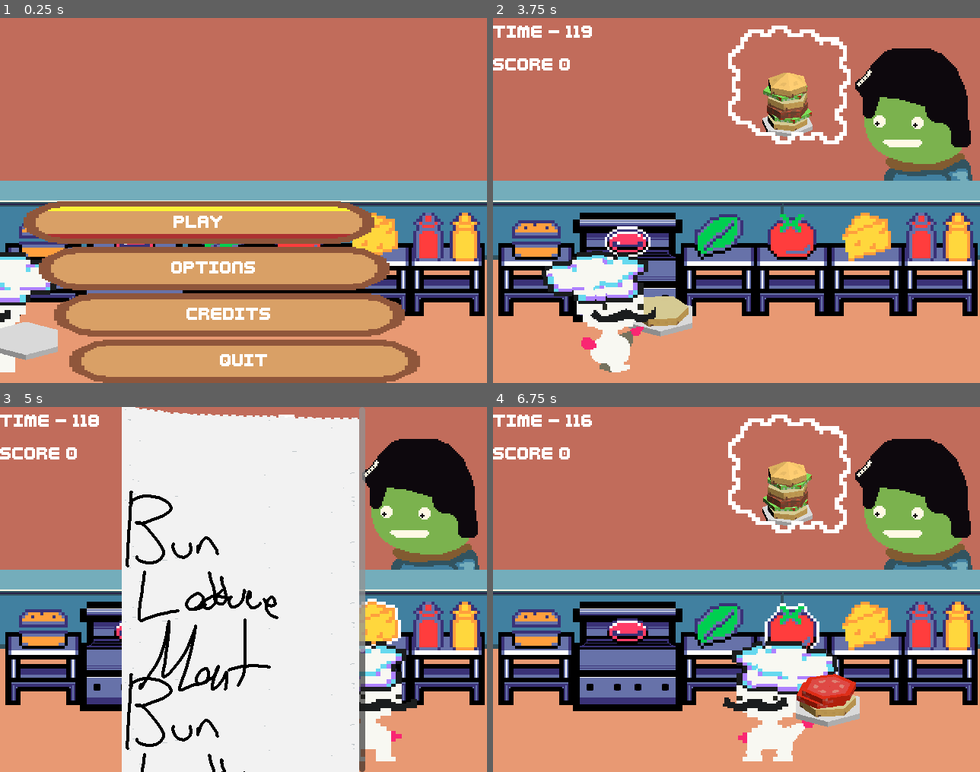
Above: before the commit, frames 1-4 (two rows, left to right).
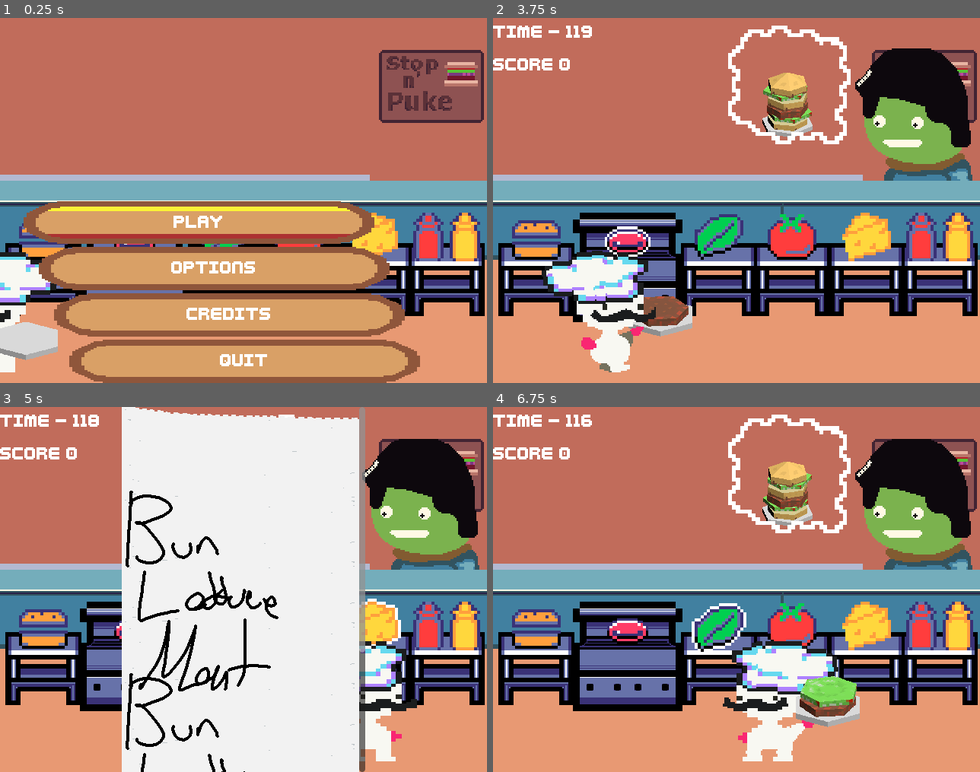
Above: after the commit, the same moments.

Repository: LettucePie/burgert
Game: Godot game, scene res://scenes/play.tscn
Two runs of this game, one before a commit and one after it. Both use one fixed random seed, a clock stepped at 60 frames per second and the inputs below.
Inputs:
- Up to frame 1 (0.25 s): no input
- Up to frame 2 (3.75 s): click "Play" at 0.5 s; tap Enter (menu) at 1.25 s; hold Right (right) 1.28-2.03 s; tap Z (confirm) at 1.35, 3.6 s; hold Down (down) 2.03-2.75 s; tap C (special1) at 2.1 s; click "RESUME" at 2.75 s; hold Right (right) from 3.53 s (still down)
- Up to frame 3 (5 s): release Right (right) at 4.28 s; hold Up (up) from 4.28 s (still down); tap C (special1) at 4.35 s
- Up to frame 4 (6.75 s): release Up (up) at 5.03 s; hold Left (left) 5.03-6.53 s; tap Z (confirm) at 5.1, 6.6 s; tap C (special1) at 5.85 s; hold Down (down) from 6.53 s (still down)

The runs differ from the first frame. In frame 1, 5.4% of the frame differs, in the area x 0-100%, y 8-45%; in frame 2, 2.5%; in frame 3, 1.2%; in frame 4, 4.3%.

Commit message:
added face direction to chef

Diff:
--- /dev/null
+++ b/default_bus_layout.tres
@@ -0,0 +1,15 @@
+[gd_resource type="AudioBusLayout" format=3 uid="uid://ce7cv6nqqm3e8"]
+
+[resource]
+bus/1/name = &"MUS"
+bus/1/solo = false
+bus/1/mute = false
+bus/1/bypass_fx = false
+bus/1/volume_db = 0.0
+bus/1/send = &"Master"
+bus/2/name = &"SFX"
+bus/2/solo = false
+bus/2/mute = false
+bus/2/bypass_fx = false
+bus/2/volume_db = 0.0
+bus/2/send = &"Master"
--- a/scenes/game/chef.gd
+++ b/scenes/game/chef.gd
@@ -13,6 +13,9 @@
 @onready var anim_tree : AnimationTree = $AnimationTree
 @onready var anim_play : AnimationPlayer = $AnimationPlayer
 @onready var state_machine = anim_tree["parameters/playback"]
+@onready var grab_area : CollisionShape2D = $Area2D/CollisionShape2D
+@onready var grab_left : Vector2 = $left_pos.position
+@onready var grab_right : Vector2 = $right_pos.position
 
 var active : bool = true
 var stations : Array[Workstation]
@@ -33,7 +36,7 @@
 func reset_chef():
 	current_burger.refresh_plate()
 	self.position.x = 24
-	direction = "R"
+	_update_direction("R")
 	anim_tree.set("parameters/conditions/idle_R", true)
 	submitting_burger = false
 	active = true
@@ -58,16 +61,25 @@
 		set_station(target)
 
 
+func _update_direction(dir : String):
+	if direction != dir:
+		direction = dir
+		if dir == "L":
+			grab_area.position = grab_left
+		else:
+			grab_area.position = grab_right
+
+
 func process_movement(delta):
 	var move_vec : Vector2 = Vector2.ZERO
 	if Input.is_action_pressed("left"):
 		move_vec.x -= 1
 		state_machine.travel("Run_L")
-		direction = "L"
+		_update_direction("L")
 	elif Input.is_action_pressed("right"):
 		move_vec.x += 1
 		state_machine.travel("Run_R")
-		direction = "R"
+		_update_direction("R")
 	if !state_machine.get_current_node().contains("Swing"):
 		position.x += move_vec.x * MOVE_SPEED
 		position.x = clamp(position.x, 0, 640)
--- a/scenes/game/chef.tscn
+++ b/scenes/game/chef.tscn
@@ -80,7 +80,7 @@
 states/Swing_R/node = SubResource("AnimationNodeAnimation_wl3i6")
 states/Swing_R/position = Vector2(295, 154)
 transitions = ["Swing_L", "Run_L", SubResource("AnimationNodeStateMachineTransition_r8pf8"), "Swing_R", "Run_R", SubRes …(1064 unchanged characters)…
-graph_offset = Vector2(-208, -17)
+graph_offset = Vector2(-64, -37)
 
 [sub_resource type="Animation" id="Animation_ovhst"]
 resource_name = "Idle_L"
@@ -628,7 +628,7 @@
 [node name="Area2D" type="Area2D" parent="." groups=["Chef"]]
 
 [node name="CollisionShape2D" type="CollisionShape2D" parent="Area2D"]
-position = Vector2(-11, 23)
+position = Vector2(100, 16)
 shape = SubResource("CircleShape2D_btgba")
 
 [node name="burger_sprite" type="Sprite2D" parent="."]
@@ -638,5 +638,11 @@
 
 [node name="burger_portal" parent="." instance=ExtResource("3_3owfg")]
 
+[node name="right_pos" type="Marker2D" parent="."]
+position = Vector2(92, 16)
+
+[node name="left_pos" type="Marker2D" parent="."]
+position = Vector2(-92, 16)
+
 [connection signal="area_entered" from="Area2D" to="." method="_on_area_2d_area_entered"]
 [connection signal="area_exited" from="Area2D" to="." method="_on_area_2d_area_exited"]
--- a/scenes/game/game.tscn
+++ b/scenes/game/game.tscn
@@ -47,7 +47,6 @@
 position = Vector2(0, 370)
 
 [node name="hud" parent="." instance=ExtResource("3_wdtco")]
-visible = false
 z_index = 1
 
 [node name="results" parent="." instance=ExtResource("8_40o0c")]
--- a/scenes/game/kitchen_a.tscn
+++ b/scenes/game/kitchen_a.tscn
@@ -3,9 +3,9 @@
 [ext_resource type="Script" path="res://scenes/game/kitchen.gd" id="1_737en"]
 [ext_resource type="Texture2D" uid="uid://nabw6f4disui" path="res://assets/resources/sprites/work_station.tres" id="2_gi7bb"]
 [ext_resource type="Texture2D" uid="uid://dcode7kblp41y" path="res://assets/resources/sprites/register.tres" id="2_hv2ir"]
-[ext_resource type="Texture2D" uid="uid://jwnkfxgvx81d" path="res://assets/sprites/game/kitchen/kitchen_bg.png" id="2_n5ebe"]
 [ext_resource type="PackedScene" uid="uid://d3ew6f33rvhla" path="res://scenes/game/burger_portal.tscn" id="2_ng540"]
 [ext_resource type="Texture2D" uid="uid://f6jubesn86as" path="res://assets/resources/sprites/large_counter.tres" id="2_to378"]
+[ext_resource type="Texture2D" uid="uid://bn6ct21nq5buc" path="res://assets/sprites/game/kitchen/Restaurant_2_bg.png" id="3_28wba"]
 [ext_resource type="Script" path="res://scenes/game/customer.gd" id="3_488ky"]
 [ext_resource type="Script" path="res://scenes/game/workstation.gd" id="3_ualts"]
 [ext_resource type="SpriteFrames" uid="uid://e64v81dublgv" path="res://assets/resources/sprites/missing_burger_frames.tres" id="4_4wkpx"]
@@ -55,17 +55,17 @@
 [ext_resource type="Texture2D" uid="uid://crpsas8wed3g8" path="res://assets/sprites/game/kitchen/counter.png" id="36_gcjf7"]
 
 [sub_resource type="ViewportTexture" id="ViewportTexture_gp2sq"]
-viewport_path = NodePath(".")
+viewport_path = NodePath("burger_portal")
 script = ExtResource("6_b3mif")
 viewport_path_again = NodePath("../../../burger_portal")
 
 [sub_resource type="ViewportTexture" id="ViewportTexture_2j35s"]
-viewport_path = NodePath(".")
+viewport_path = NodePath("burger_portal")
 script = ExtResource("6_b3mif")
 viewport_path_again = NodePath("../../../burger_portal")
 
 [sub_resource type="ViewportTexture" id="ViewportTexture_m8mrc"]
-viewport_path = NodePath(".")
+viewport_path = NodePath("burger_portal")
 script = ExtResource("6_b3mif")
 viewport_path_again = NodePath("../../../burger_portal")
 
@@ -91,7 +91,7 @@
 [node name="bg" type="Sprite2D" parent="."]
 position = Vector2(320, 240)
 scale = Vector2(2, 2)
-texture = ExtResource("2_n5ebe")
+texture = ExtResource("3_28wba")
 
 [node name="splat" type="AnimatedSprite2D" parent="."]
 visible = false
--- a/scenes/ui/main_menu.tscn
+++ b/scenes/ui/main_menu.tscn
@@ -791,12 +791,13 @@
 [node name="Label2" type="Label" parent="Credits/Panel/VBoxContainer"]
 layout_mode = 2
 text = "Art, Sound, Design - Houndfall
-Programming, Design - lettucepie
+Art, Programming, Design - lettucepie
 
 Made in
 Godot 4.2.2
 Aseprite
 Krita
+LMMS
 
 third-party assets
 kenney-nl fonts"
